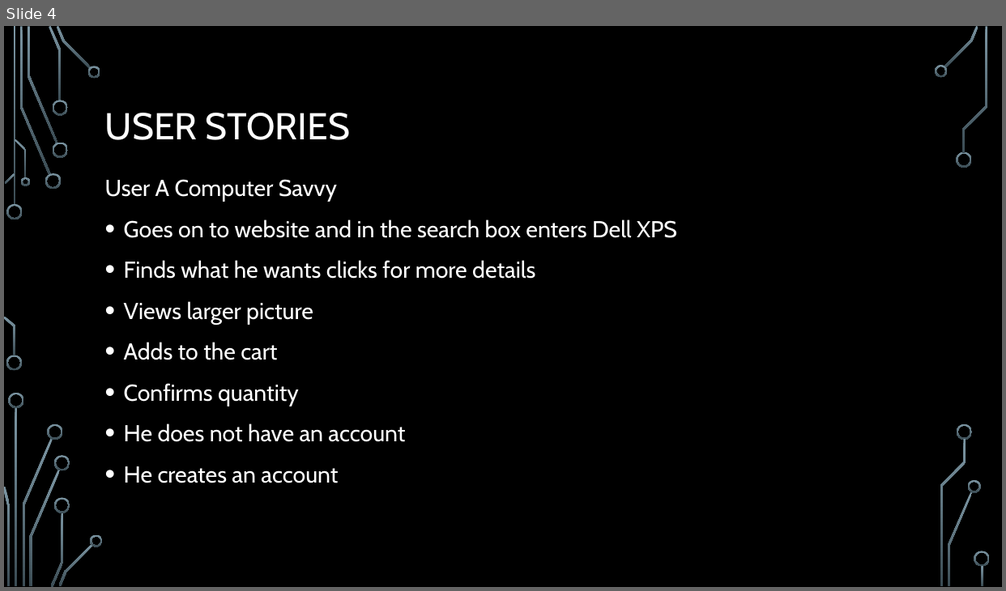
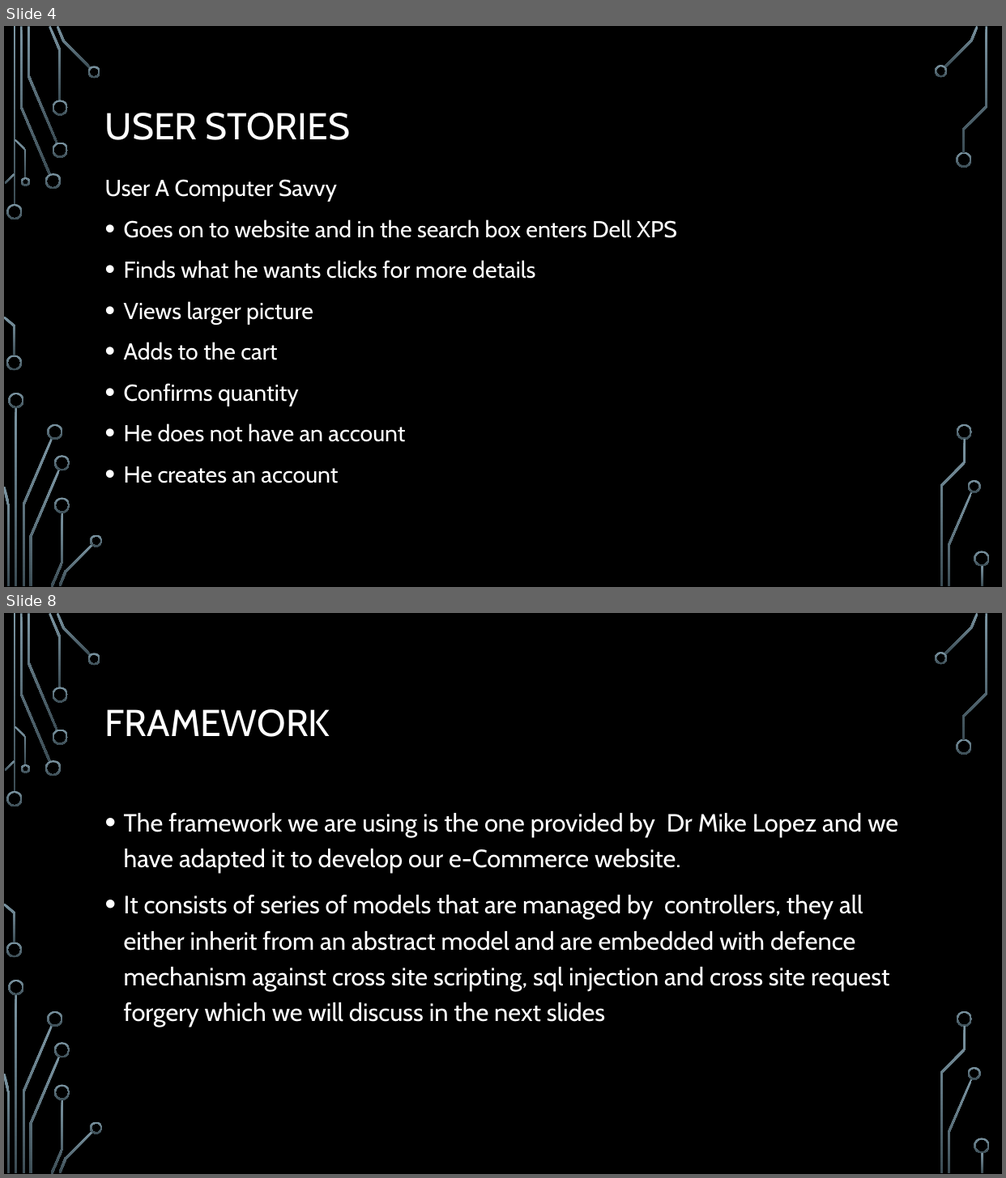
Before and after one commit to KBarros2014/TEAMB, a slide deck: site/Presentation doc/Php assignment.pptx. Shown one above the other, each under a label of ours: slide 4 before the commit, slides 4 and 8 after it; the slides between them are not shown. The pictures are 1006x591 and 1006x1178 pixels, drawn with LibreOffice and Linux fonts; fonts in the diff are those of the drawing; background and template pictures are left out. Boxes give left, top, right and bottom in pixels: in the first picture for what was removed or moved away, otherwise in the second. Text is boxed around its words. In the diff, an @@ line names an element or a change of style, - is before the commit and + after.

```diff
--- a/site/Presentation doc/Php assignment.pptx
+++ b/site/Presentation doc/Php assignment.pptx
@@ slide 8 added at [4,613,1002,1174], background picture (left out); not listed: 36 template elements that a slide beside it also shows @@
@@ title added at [105,709,330,737], 36 pt, text #FFFFFF @@
+FRAMEWORK
@@ text added at [124,813,898,1027], 24 pt, text #FFFFFF @@
+• The framework we are using is the one provided by Dr Mike Lopez and we have adapted it to develop our e-Commerce website.
+• It consists of series of models that are managed by controllers, they all either inherit from an abstract model and are embedded with defence mechanism against cross site scripting, sql injection and cross site request forgery which we will discuss in the next slides
```
Also in this commit, not shown: 4 slides changed, 13 other slides added, 3 slides removed, 1 other file.
